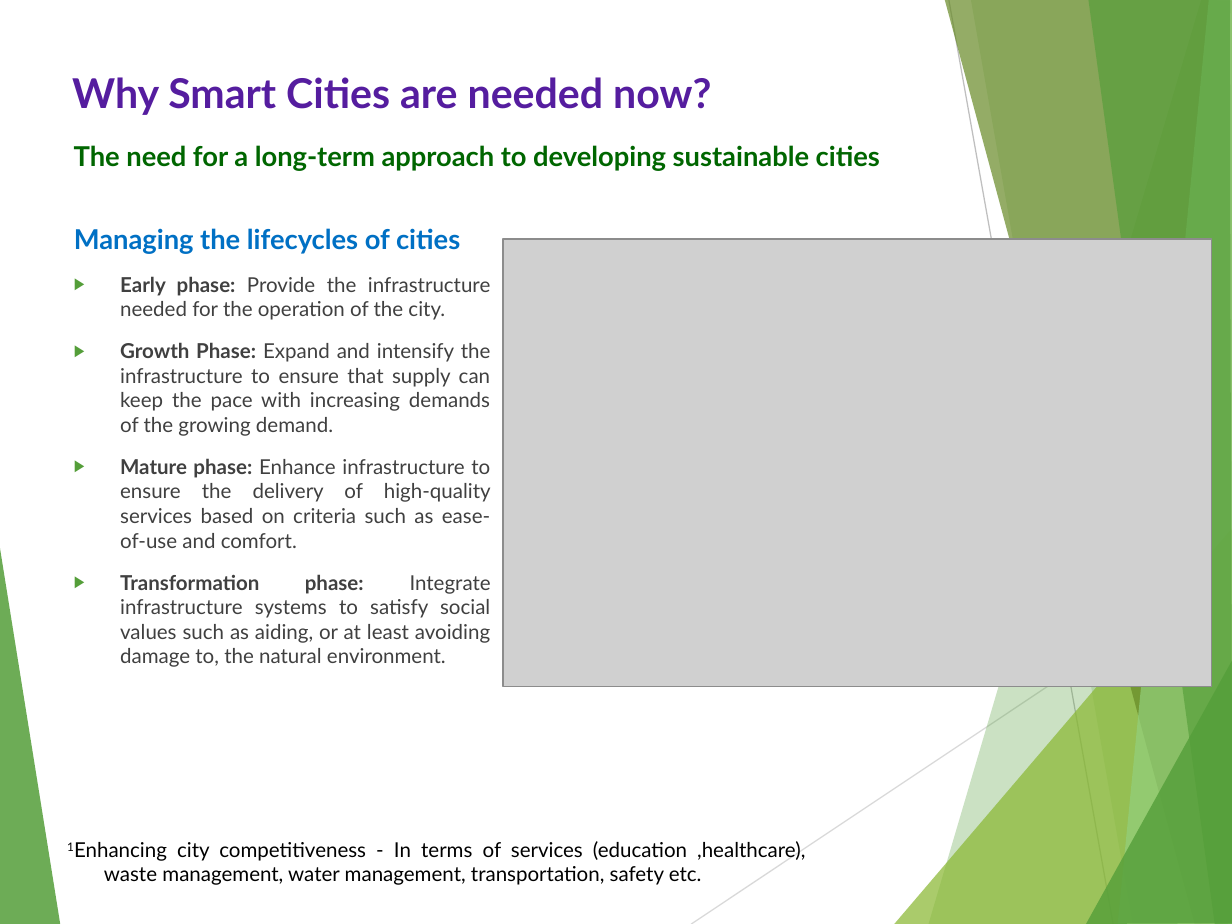
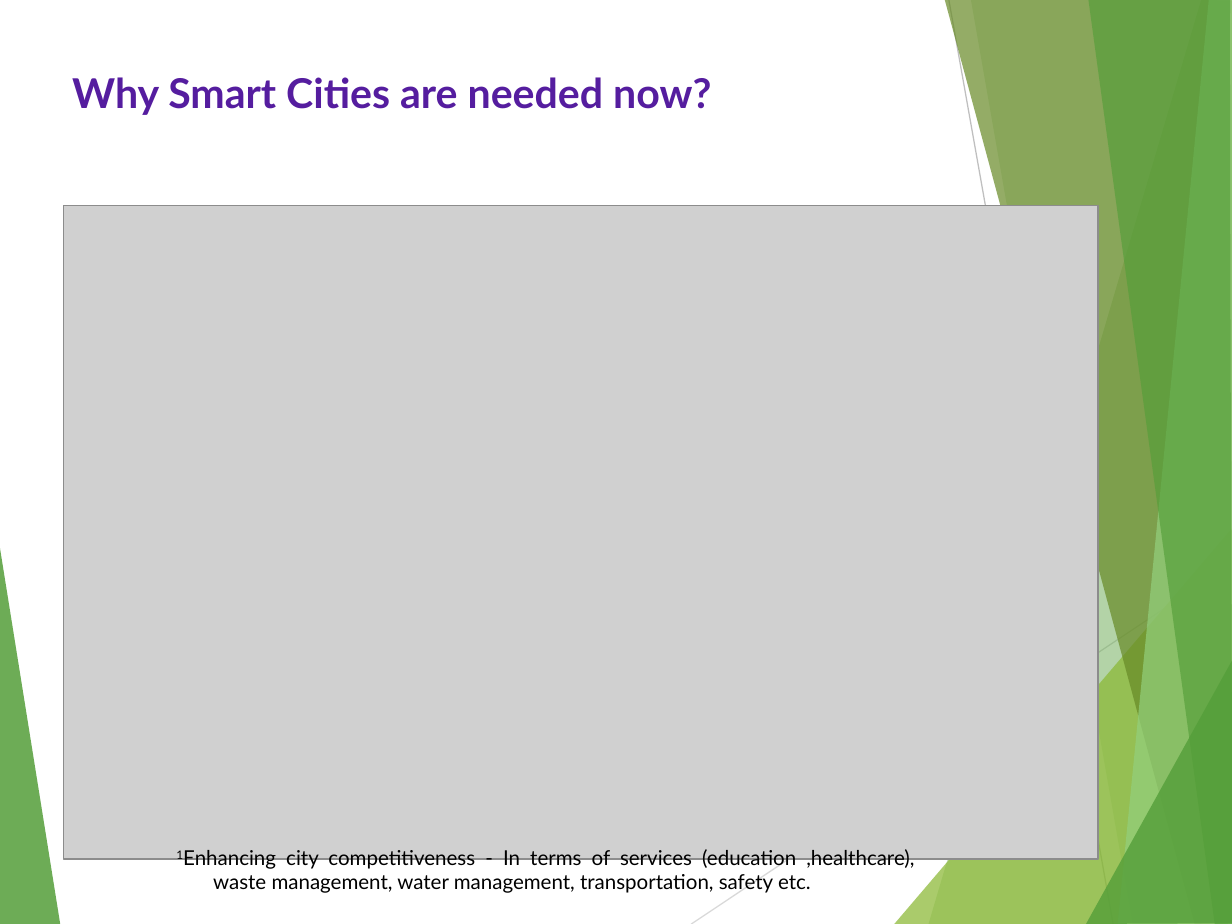
Before and after one commit to Idancw/Arduino-2017S, a slide deck: slide 2 of Presentation/Smart Cities.pptx (slide 4 before the commit). Drawn at 1232x924 pixels with LibreOffice and Linux fonts; fonts in the diff are those of the drawing; grey boxes stand for pictures. Boxes give left, top, right and bottom in pixels: in the first picture for what was removed or moved away, otherwise in the second. Text is boxed around its words. In the diff, an @@ line names an element or a change of style, - is before the commit and + after.

```diff
--- a/Presentation/Smart Cities.pptx
+++ b/Presentation/Smart Cities.pptx
@@ text removed at (x1=74, y1=145, x2=880, y2=171) @@
-The need for a long-term approach to developing sustainable cities
@@ picture resized from (x1=503, y1=239, x2=1211, y2=686) to (x1=64, y1=206, x2=1099, y2=860) @@
@@ text removed at (x1=74, y1=228, x2=491, y2=667) @@
-Managing the lifecycles of cities
-▶ Early phase: Provide the infrastructure needed for the operation of the city.
-▶ Growth Phase: Expand and intensify the infrastructure to ensure that supply can keep the pace with increasing demands of the growing demand.
-▶ Mature phase: Enhance infrastructure to ensure the delivery of high-quality services based on criteria such as ease-of-use and comfort.
-▶ Transformation phase: Integrate infrastructure systems to satisfy social values such as aiding, or at least avoiding damage to, the natural environment.
@@ text "1Enhancing city competitiveness - In ..." moved from (x1=104, y1=841, x2=805, y2=885) to (x1=213, y1=849, x2=914, y2=893) @@
```
Also in this commit, not shown: 1 other slide changed, 1 slide added, 6 slides removed.
